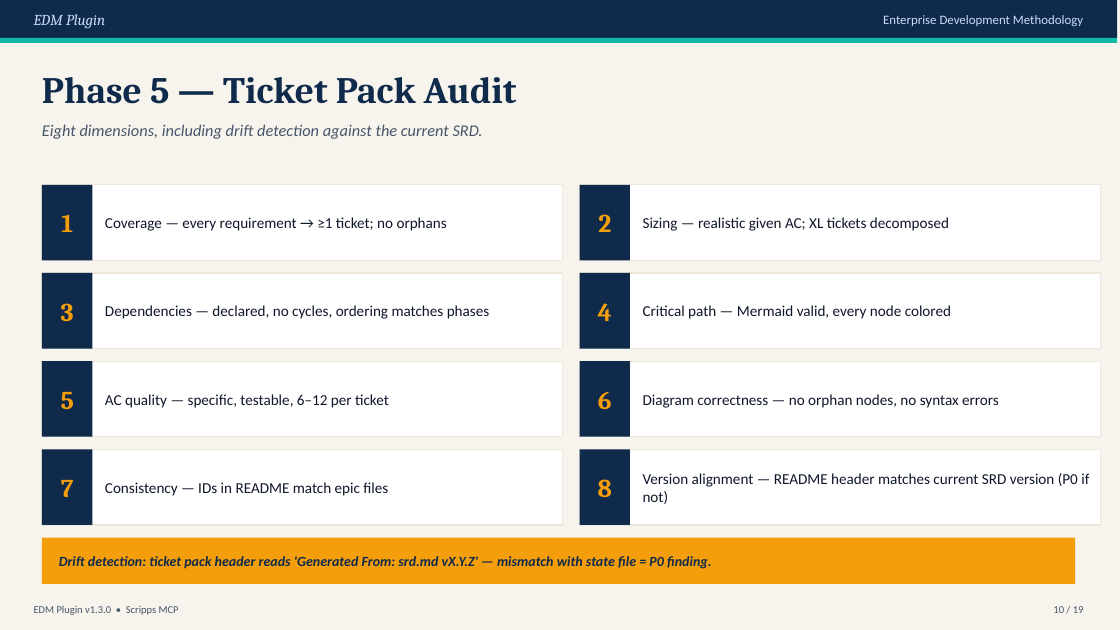
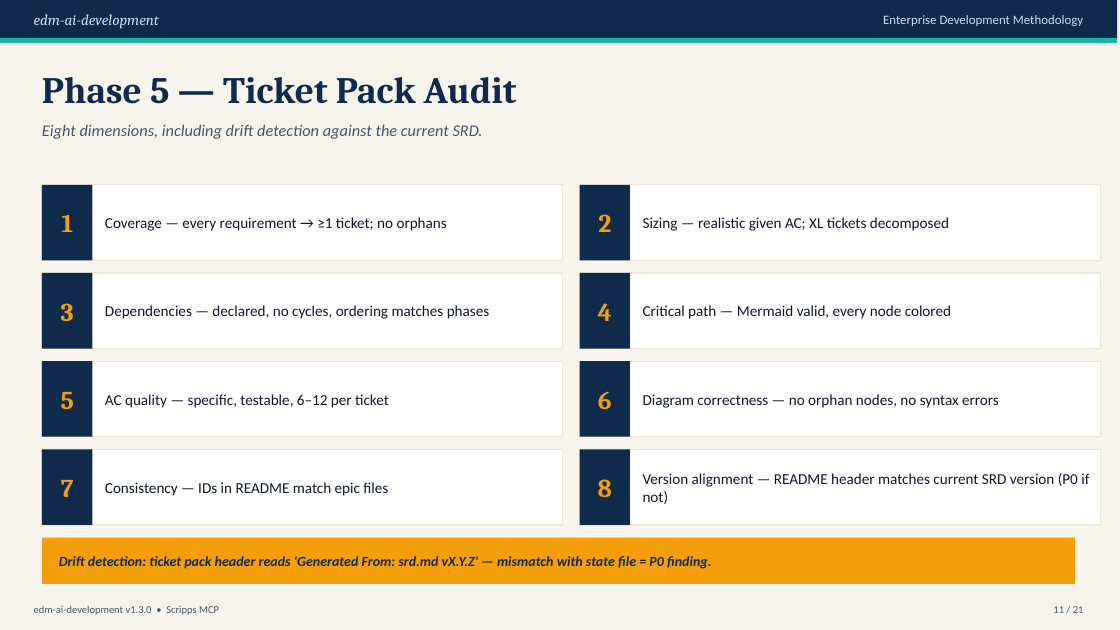
Before and after one commit to ewscripps/marketplace, a slide deck: slide 11 of plugins/edm-ai-development/EDM_Plugin_Presentation.pptx (slide 10 before the commit). Drawn at 1120x630 pixels with LibreOffice and Linux fonts; fonts in the diff are those of the drawing. Boxes give left, top, right and bottom in pixels: in the first picture for what was removed or moved away, otherwise in the second. Text is boxed around its words. In the diff, an @@ line names an element or a change of style, - is before the commit and + after.

Commit message:
docs: 📚 update presentation and user guide for EDM plugin

```diff
--- a/plugins/edm-ai-development/EDM_Plugin_Presentation.pptx
+++ b/plugins/edm-ai-development/EDM_Plugin_Presentation.pptx
@@ text at (34, 14, 160, 29): text changed @@
-EDM Plugin
+edm-ai-development
@@ text at (34, 606, 219, 615): text changed @@
-EDM Plugin v1.3.0 • Scripps MCP
+edm-ai-development v1.3.0 • Scripps MCP
@@ text at (1053, 606, 1084, 613): text changed @@
-10 / 19
+11 / 21
```
Also in this commit, not shown: 17 other slides changed, 2 slides added, 1 other file.
